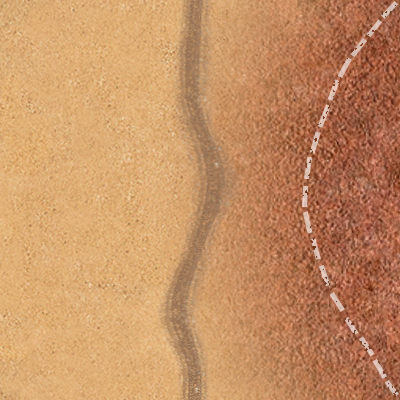
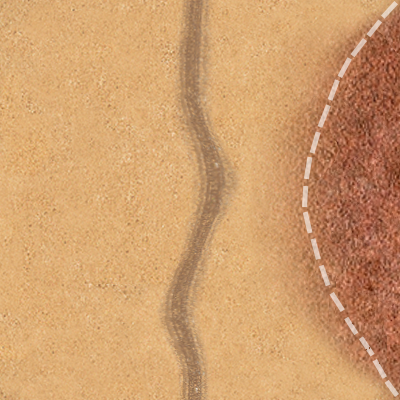
Two versions of the same layered image (w=400, h=400). Layer-by-layer changes:
renamed "Слой 2" to "Слой 4", painted on it over [158, 0, 400, 400]
